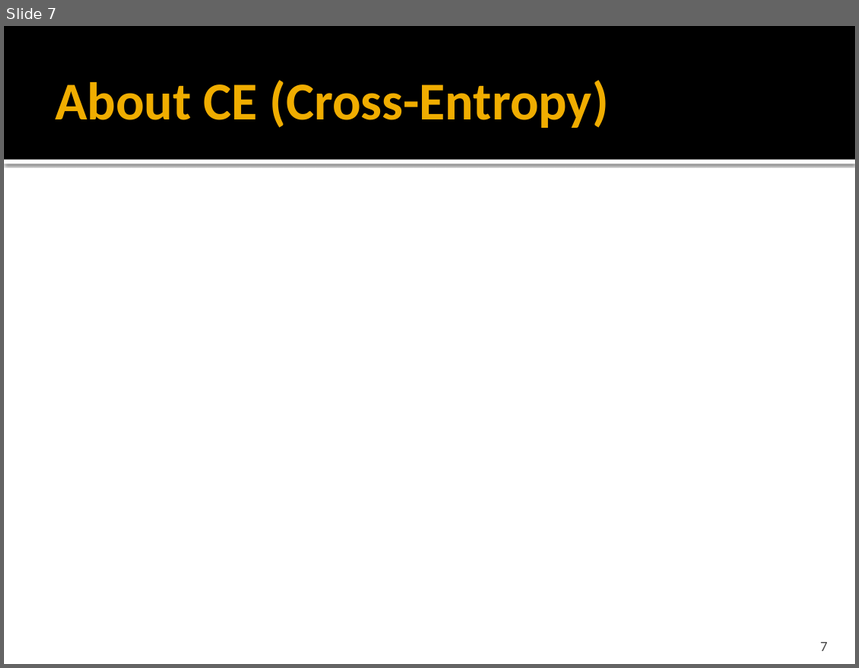
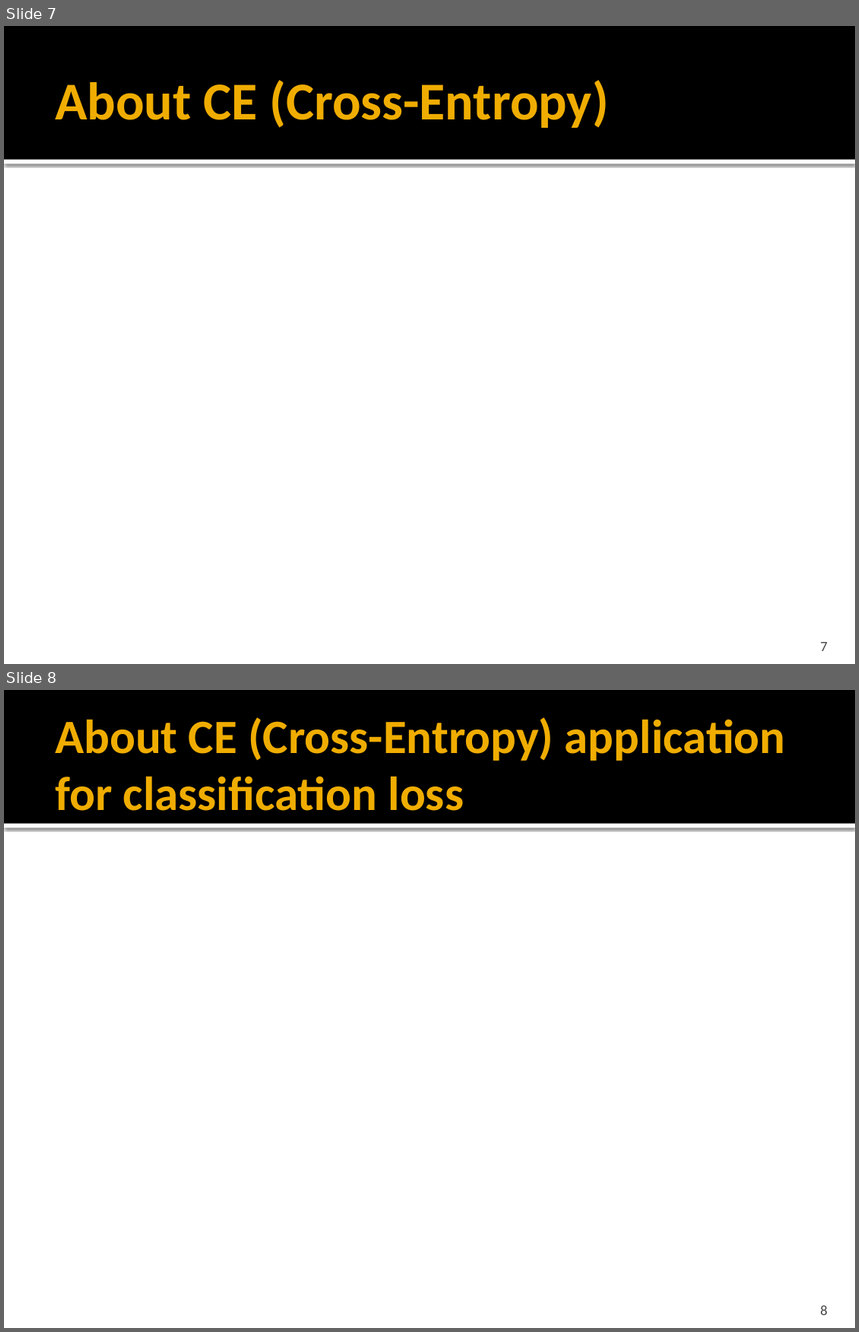
Before and after one commit to kamzolov-opt/libSiriusOpt, a slide deck: lectures/L9_multilayer_nn_forward_and_backward.pptx. Shown one above the other, each under a label of ours: slide 7 before the commit, slides 7 and 8 after it. The pictures are 859x668 and 859x1332 pixels, drawn with LibreOffice and Linux fonts; fonts in the diff are those of the drawing; grey boxes stand for pictures. Boxes give left, top, right and bottom in pixels: in the first picture for what was removed or moved away, otherwise in the second. Text is boxed around its words. In the diff, an @@ line names an element or a change of style, - is before the commit and + after.

Commit message:
up

```diff
--- a/lectures/L9_multilayer_nn_forward_and_backward.pptx
+++ b/lectures/L9_multilayer_nn_forward_and_backward.pptx
@@ slide 8 added at box(4, 690, 855, 1328), background #FFFFFF; not listed: 2 template elements that a slide beside it also shows @@
@@ title added at box(55, 717, 786, 811), 40.5 pt, text #F0AD00, bold @@
+About CE (Cross-Entropy) application for classification loss
@@ page number added at box(820, 1306, 827, 1315), 12 pt, text #454545 @@
+8
```
Also in this commit, not shown: 1 other slide added, 2 slides removed.
